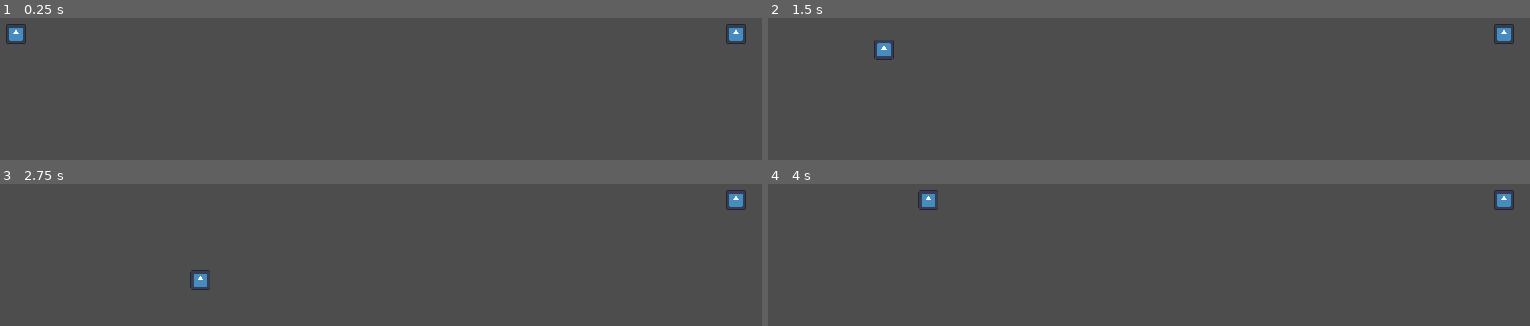
Above: before the commit, frames 1-4 (two rows, left to right).
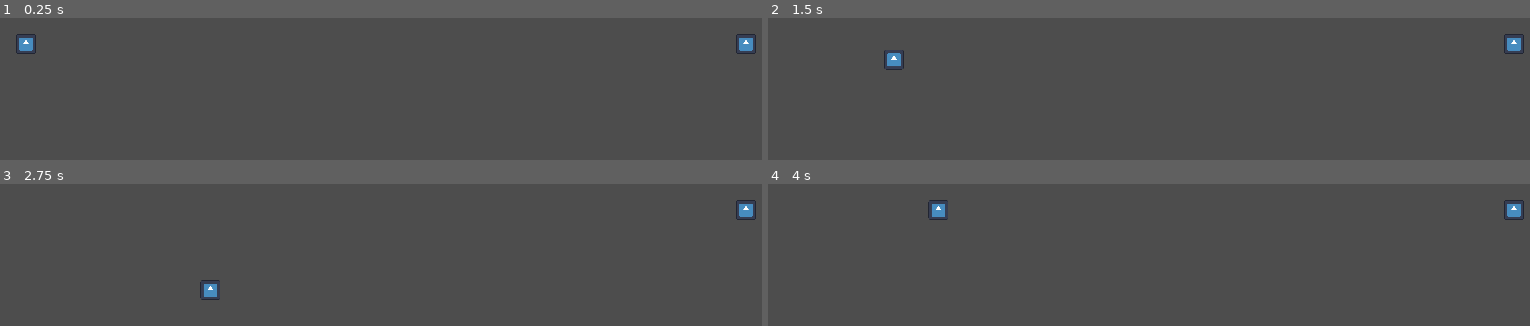
Above: after the commit, the same moments.

Repository: Byteron/NotFreddys
Game: Godot game, scene res://src/level/level.tscn
Same seed, same stepped clock (60 frames per second), same inputs: the game is played once before the commit and once after it. The engine's default icon, where the game draws it, is replaced by a stand-in: a white triangle on a blue panel in a dark square.
Inputs:
- Up to frame 1 (0.25 s): no input
- Up to frame 2 (1.5 s): tap Enter at 0.5 s; hold D (move_right) 0.53-1.28 s; hold E (interact, bound only after the commit) 0.53-1.28 s; hold S (move_down) from 1.28 s (still down); tap E (interact, bound only after the commit) at 1.35 s
- Up to frame 3 (2.75 s): release S (move_down) at 2.03 s; hold D (move_right) from 2.03 s (still down); hold E (interact, bound only after the commit) from 2.03 s (still down)
- Up to frame 4 (4 s): release D (move_right) at 2.78 s; release E (interact, bound only after the commit) at 2.78 s; hold W (move_up) 2.78-3.53 s; tap E (interact, bound only after the commit) at 2.85 s; hold A (move_left) from 3.53 s (still down); hold E (interact, bound only after the commit) from 3.53 s (still down)

The runs differ from the first frame. In frame 1, 0.8% of the frame differs, in the area x 0-100%, y 4-26%; in frame 2, 0.8%; in frame 3, 0.8%; in frame 4, 0.8%.

Commit message:
solidify controls by considering current direction as priority

Diff:
--- a/project.godot
+++ b/project.godot
@@ -49,6 +49,11 @@
 , Object(InputEventKey,"resource_local_to_scene":false,"resource_name":"","device":-1,"window_id":0,"alt_pressed":false,"shift_pressed":false,"ctrl_pressed":false,"meta_pressed":false,"pressed":false,"keycode":0,"physical_keycode":4194321,"key_label":0,"unicode":0,"echo":false,"script":null)
 ]
 }
+interact={
+"deadzone": 0.5,
+"events": [Object(InputEventKey,"resource_local_to_scene":false,"resource_name":"","device":-1,"window_id":0,"alt_pressed":false,"shift_pressed":false,"ctrl_pressed":false,"meta_pressed":false,"pressed":false,"keycode":0,"physical_keycode":69,"key_label":0,"unicode":101,"echo":false,"script":null)
+]
+}
 
 [rendering]
 
--- a/src/guard/guard.tscn
+++ b/src/guard/guard.tscn
@@ -9,3 +9,4 @@
 [node name="Sprite2D" type="Sprite2D" parent="."]
 scale = Vector2(0.125, 0.125)
 texture = ExtResource("2_ca8bm")
+centered = false
--- a/src/level/level.gd
+++ b/src/level/level.gd
@@ -1,5 +1,16 @@
 extends Node2D
 class_name Level
+
+const NEIGHBORS := [
+	Vector2(1, 0),
+	Vector2(-1, 0),
+	Vector2(0, 1),
+	Vector2(0, -1),
+	Vector2(1, 1),
+	Vector2(1, -1),
+	Vector2(-1, 1),
+	Vector2(-1, -1),
+]
 
 const GRID_SIZE := Vector2(16, 16)
 
@@ -16,6 +27,12 @@
 
 	guard.cell = (guard.position / GRID_SIZE).floor()
 	guard.position = guard.cell * GRID_SIZE
+	print(guard.cell, " ", guard.position)
+
+
+func _input(event: InputEvent) -> void:
+	if event.is_action_pressed("interact"):
+		interact()
 
 
 func _process(delta: float) -> void:
@@ -26,7 +43,13 @@
 func get_input_direction() -> Vector2:
 	var x := int(Input.is_action_pressed("move_right")) - int(Input.is_action_pressed("move_left"))
 	var y := int(Input.is_action_pressed("move_down")) - int(Input.is_action_pressed("move_up"))
-	return Vector2(x, y).normalized()
+	return Vector2(x, y)
+
+
+func interact() -> void:
+	for n_direction in NEIGHBORS:
+		var n_cell = monster.cell + n_direction
+		# TODO: interact with interactable things!
 
 
 func move_monster(direction: Vector2) -> void:
@@ -35,17 +58,24 @@
 
 	var new_cell = monster.cell + direction
 
-	var is_solid := false
-	var tile_data = tile_map.get_cell_tile_data(collision_layer, new_cell)
-	if tile_data != null:
-		is_solid = tile_data.get_custom_data("Solid") as bool
-
-	if is_solid:
+	if is_solid(new_cell):
 		return
 
+	if direction.x and monster.facing.x: direction.y = 0
+	if direction.y and monster.facing.y: direction.x = 0
+
+	monster.facing = direction
 	monster.cell = monster.cell + direction
 	monster.is_moving = true
 
 	var tween := get_tree().create_tween()
 	tween.tween_property(monster, "position", monster.cell * GRID_SIZE, 0.15)
 	tween.tween_callback(func(): monster.is_moving = false)
+
+
+func is_solid(cell: Vector2) -> bool:
+	var is_solid := false
+	var tile_data = tile_map.get_cell_tile_data(collision_layer, cell)
+	if tile_data:
+		is_solid = tile_data.get_custom_data("Solid") as bool
+	return is_solid
--- a/src/monster/monster.gd
+++ b/src/monster/monster.gd
@@ -2,4 +2,5 @@
 class_name Monster
 
 var cell: Vector2
+var facing: Vector2
 var is_moving: bool
--- a/src/monster/monster.tscn
+++ b/src/monster/monster.tscn
@@ -9,3 +9,4 @@
 [node name="Sprite2D" type="Sprite2D" parent="."]
 scale = Vector2(0.125, 0.125)
 texture = ExtResource("2_fq7nc")
+centered = false
